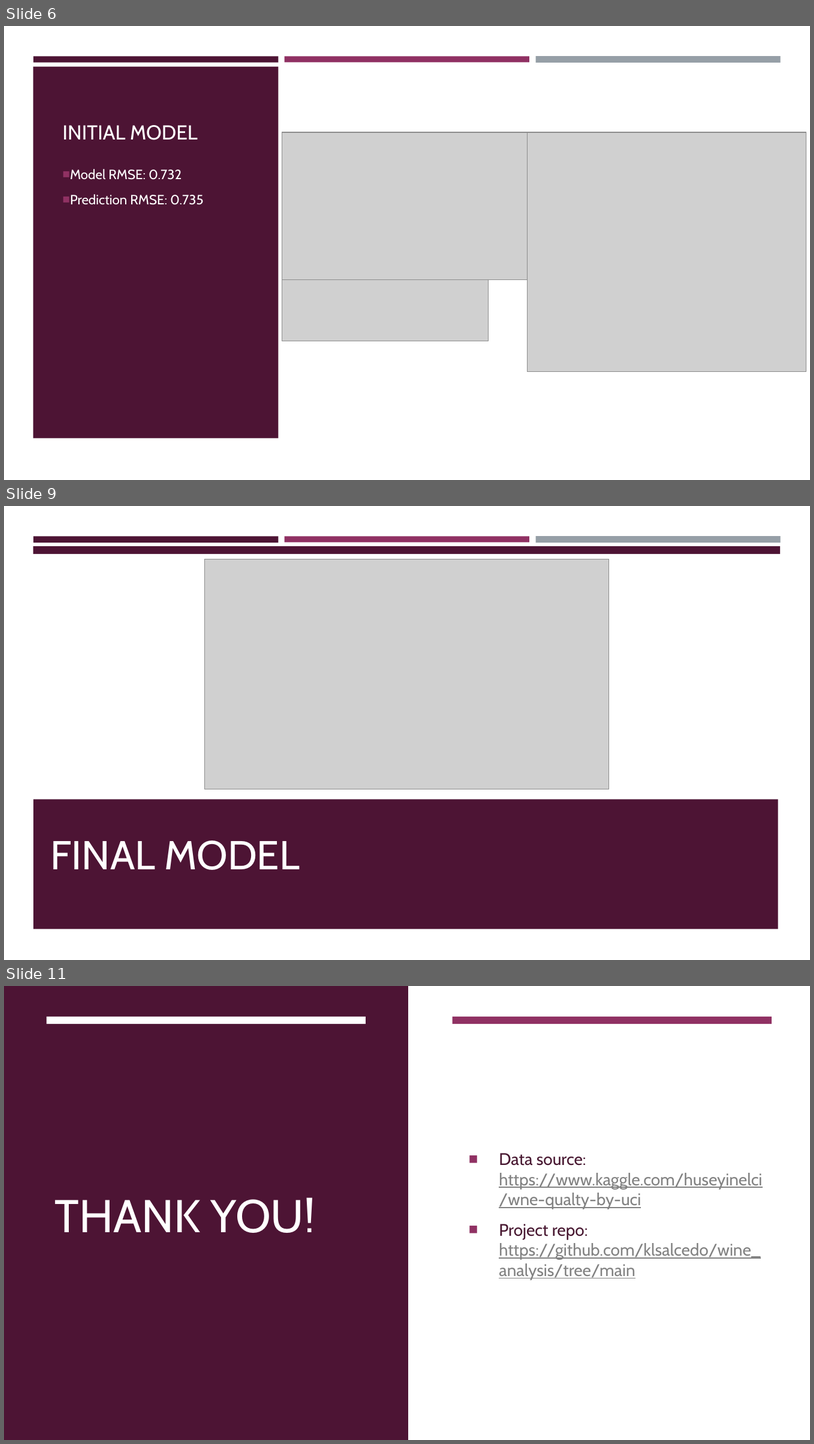
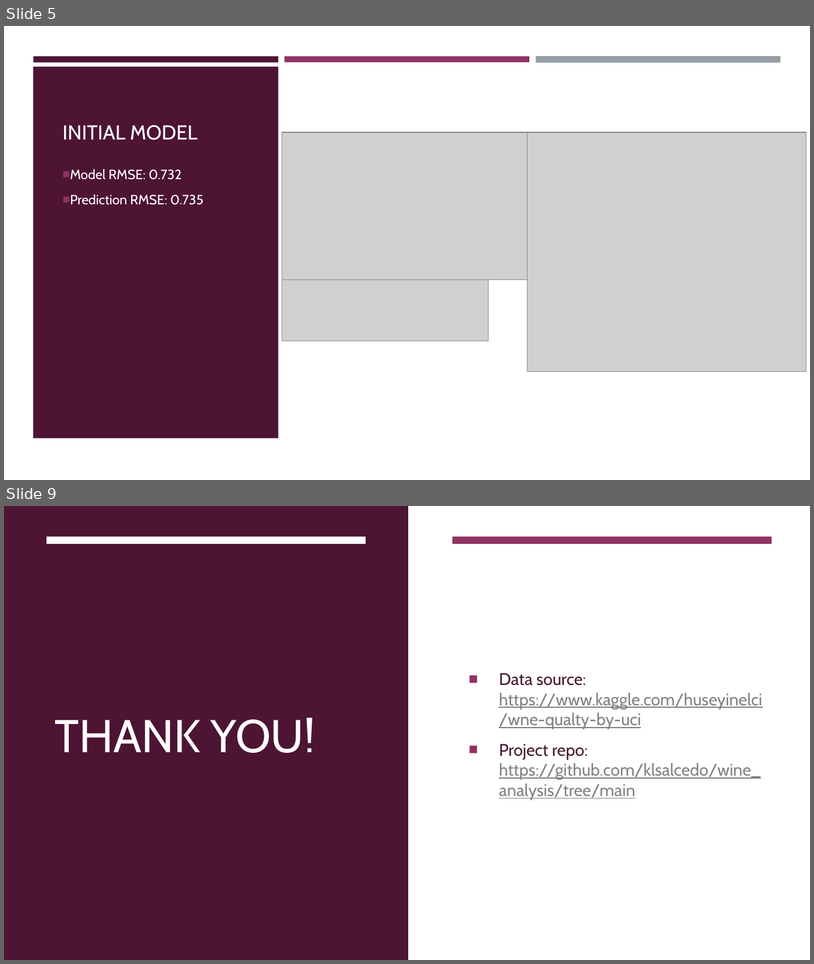
Before and after one commit to klsalcedo/red_wine_analysis, a slide deck: presentation.pptx. Shown one above the other, each under a label of ours: slides 6, 9 and 11 before the commit, slides 5 and 9 after it; the slides between them are not shown. The pictures are 814x1444 and 814x964 pixels, drawn with LibreOffice and Linux fonts; fonts in the diff are those of the drawing; grey boxes stand for pictures. Boxes give left, top, right and bottom in pixels: in the first picture for what was removed or moved away, otherwise in the second. Text is boxed around its words. In the diff, an @@ line names an element or a change of style, - is before the commit and + after.

Commit message:
Finalize presentation

```diff
--- a/presentation.pptx
+++ b/presentation.pptx
@@ slide 9 removed at bbox=[4, 506, 810, 960], background #FFFFFF @@
@@ rectangle removed at bbox=[34, 537, 279, 543] @@
@@ rectangle removed at bbox=[285, 537, 530, 542] @@
@@ rectangle removed at bbox=[536, 536, 782, 542] @@
@@ rectangle removed at bbox=[4, 553, 810, 799] @@
@@ rectangle removed at bbox=[33, 546, 780, 630] @@
@@ picture removed at bbox=[205, 559, 609, 789] @@
@@ rectangle removed at bbox=[34, 710, 779, 928] @@
@@ title removed at bbox=[51, 840, 300, 870] @@
-FINAL MODEL
@@ what was slide 6 is now slide 5 @@
@@ what was slide 11 is now slide 9 @@
```
Also in this commit, not shown: 6 slides changed, 1 other slide removed.
